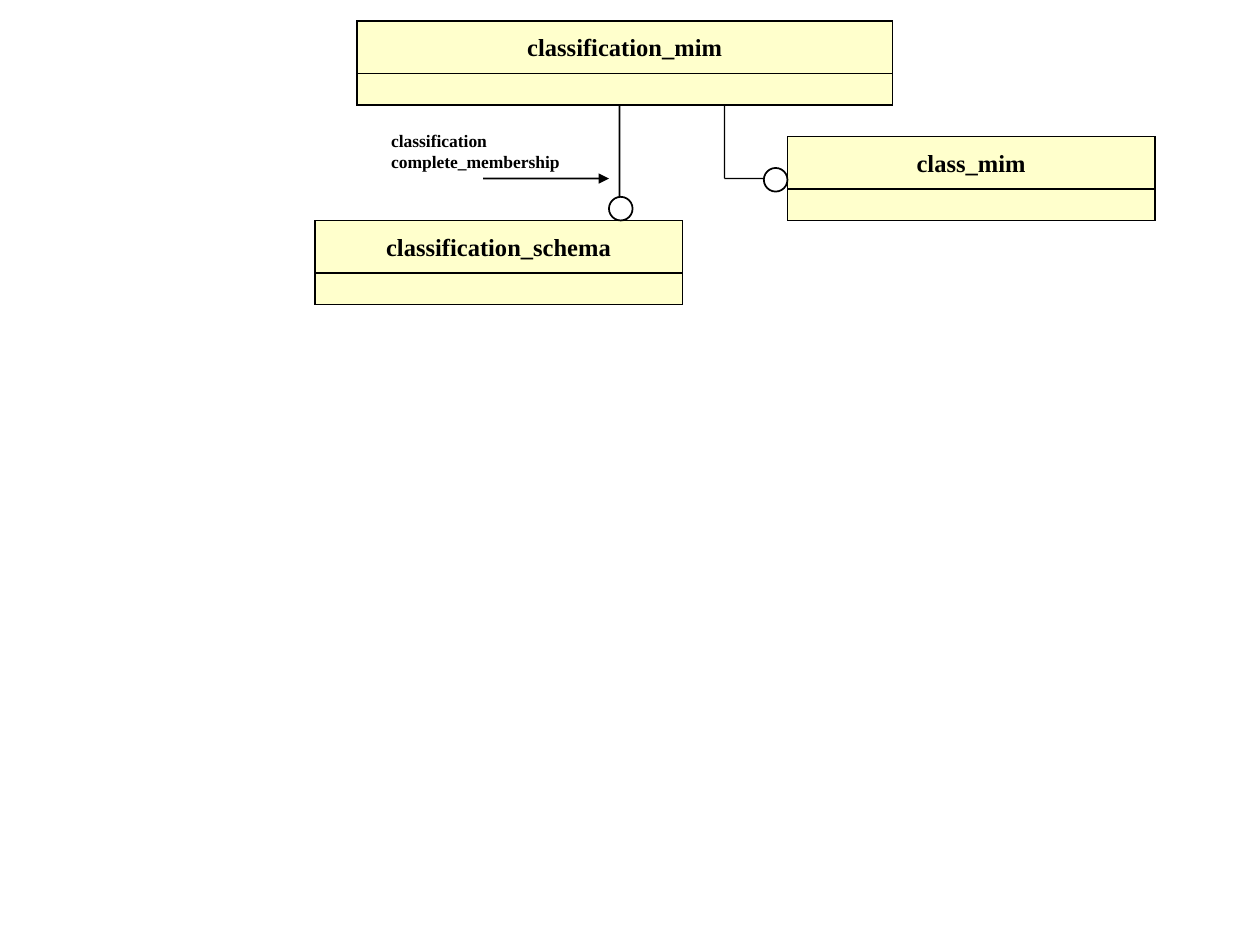
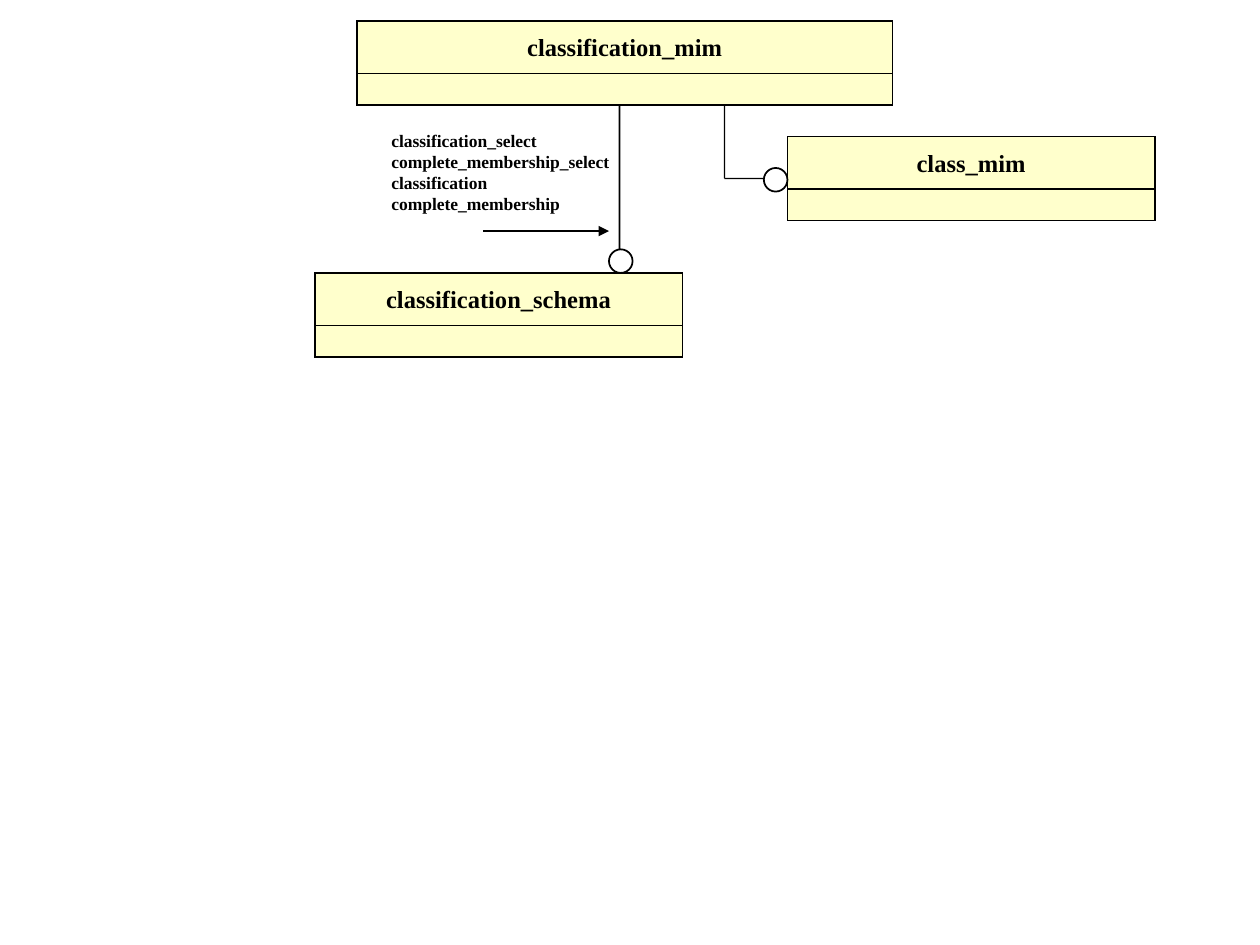
Before and after one commit to starseeker/stepmod_mirror, a slide deck: slide 3 of data/modules/classification/classification.ppt. Drawn at 1260x945 pixels with LibreOffice and Linux fonts; fonts in the diff are those of the drawing. Boxes give left, top, right and bottom in pixels: in the first picture for what was removed or moved away, otherwise in the second. Text is boxed around its words. In the diff, an @@ line names an element or a change of style, - is before the commit and + after.

```diff
--- a/data/modules/classification/classification.ppt
+++ b/data/modules/classification/classification.ppt
@@ line moved from (620, 199) - (620, 105) to (620, 252) - (620, 105) @@
@@ text at box(391, 134, 609, 172): paragraphs added @@
+classification_select
+complete_membership_select
@@ 1 rectangle, 1 arrow, 1 ellipse: place and size @@
-1 rectangle, 1 arrow, 1 ellipse at box(315, 179, 683, 305)
+1 rectangle, 1 arrow, 1 ellipse at box(315, 231, 683, 357)
@@ rectangle "classification_schema": place and size @@
-rectangle "classification_schema" at box(315, 220, 683, 273)
+rectangle "classification_schema" at box(315, 273, 683, 326)
```
Also in this commit, not shown: 1 slide added, 4 other files.
